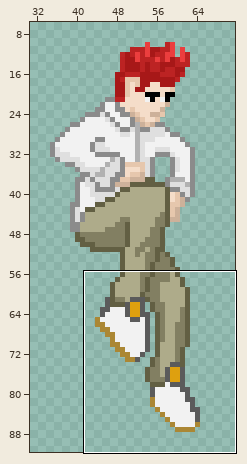
Two versions of one sprite sheet, sprites/spr_player_fall/7483878c-f4ac-47bc-9a32-7620bde3a2cf.png. Above: a wide view before the commit, with the close-up outlined.
Close-up. Earlier state:
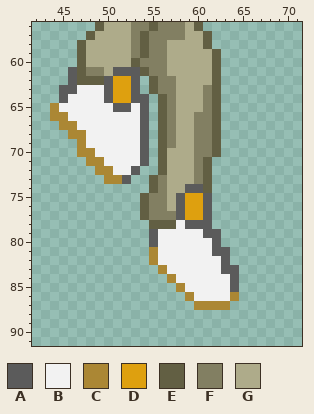
The file is 100x100 pixels. Pixels under 10% opacity are left out. Colours within 5 levels of each other are drawn and written as one. Shown: x 42..71, y 56..91. The wide view leaves out empty margins.
Palette (. is transparent): A #5b5b5b  B #f2f2f2  C #ab8734  D #dea00f  E #625f43  F #827f62  G #aeab8a
Pixels before, first column x 44:
56 .....EGGGFFEFFFGE....
57 ....EGGGGFEFFFFGGE...
58 ...EGGGGGFEFFGGGGE...
59 ...EGGGGGFEFFGGGGGE..
60 ...EGGGGGEFFFGGGGGE..
61 ..AEFFGAAAEFFGGGGGE..
62 ..AEEEADDA.EFFGGGGE..
63 .AABBBADDA.EFFGGGFE..
64 .ABBBBADDAA.EFGGGFE..
65 CBBBBBBAABA.EFGGGFE..
66 CCBBBBBBBBA.EFGGFFE..
67 .CCBBBBBBBA.EFGGFFE..
68 ..CCBBBBBBA.EFGGFFE..
69 ...CBBBBBBA.EFGGFFE..
70 ...CCBBBBBA.EGGGFFE..
71 ....CCBBBBA.EGGGFE...
72 .....CCBBA..EGGGFE...
73 ......CCA..EFGGGFE...
74 ...........EFGGAAE...
75 ..........EFFGADDA...
76 ..........EFFGADDA...
77 ..........EFFFADDA...
78 ...........EEEBAAA...
79 ...........ABBBBBAA..
80 ...........ABBBBBBA..
81 ...........CBBBBBBAA.
82 ...........CBBBBBBBA.
83 ............CBBBBBBAA
84 .............CBBBBBBA
85 ..............CBBBBBA
86 ...............CBBBBC
87 ................CCCC.
After:
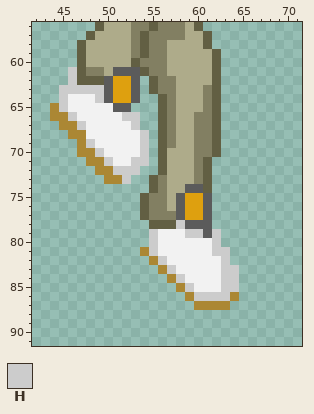
Colours new in this view: H #cccccc
What changed:
Changed rows in their new state; - is an unchanged pixel.
first column x 45:
61 -H--------
62 -H--------
63 HHHHH-----
64 H---H----.
65 H-------..
66 -H-----HH.
67 --H-----H.
68 ---------H
69 ---H-----H
70 ----H----H
71 -----H--HH
72 ------HHH-
73 -------H--
first column x 54:
78 ----H------
79 -H---HH-H--
80 -H------H--
81 CH------HH-
82 --H------H-
83 ---H-----HH
84 ----H----HH
85 -----H---HH
86 ------HHHH-
Where, in picture pixels (left, top, right, bottom), the same in both close-ups:
changed: (59, 67, 149, 184)
changed: (140, 220, 239, 301)
